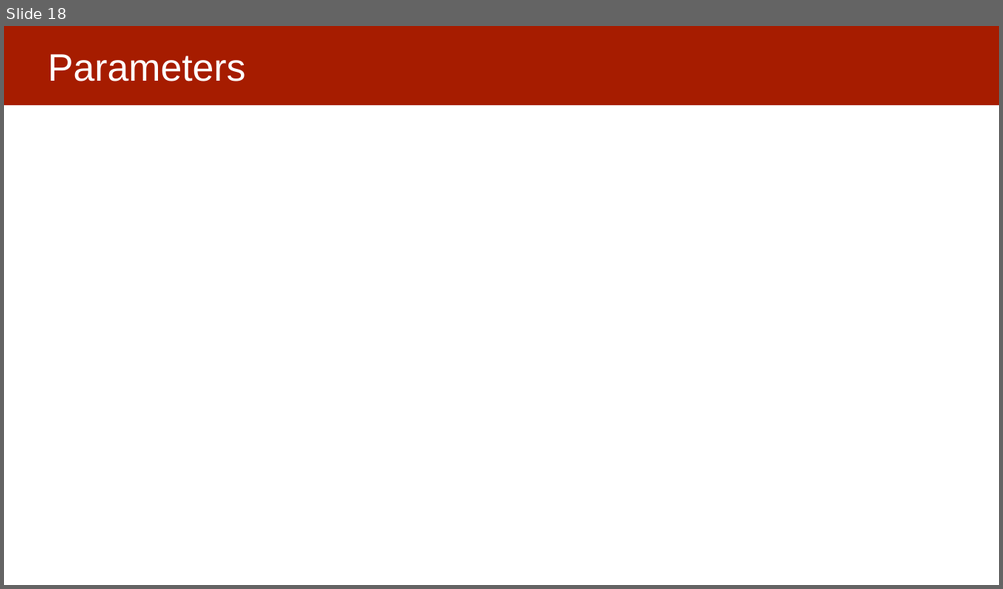
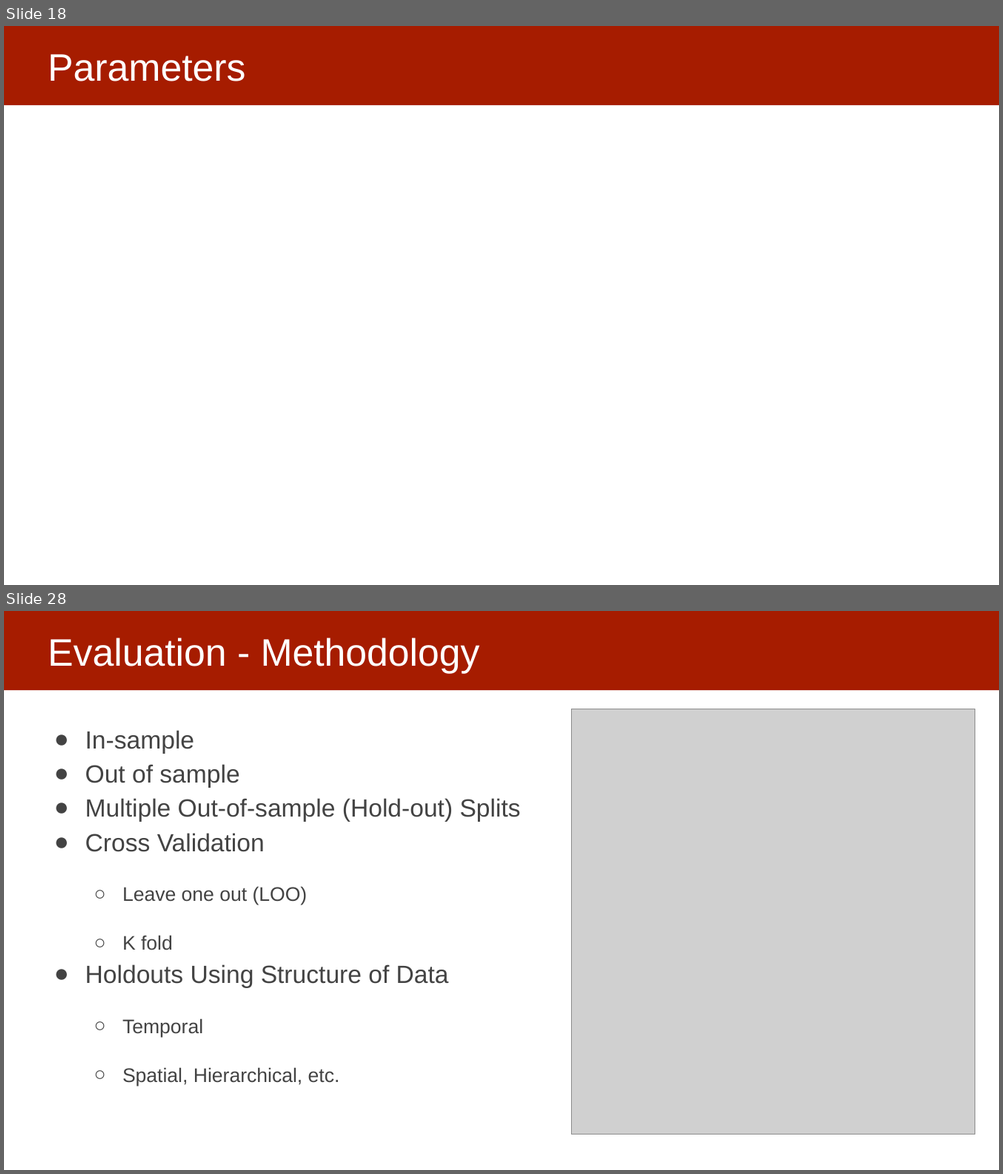
Before and after one commit to dssg/MLinPractice, a slide deck: Lectures/Lecture5-ModelSelection.pptx. Shown one above the other, each under a label of ours: slide 18 before the commit, slides 18 and 28 after it; the slides between them are not shown. The pictures are 1003x589 and 1003x1174 pixels, drawn with LibreOffice and Linux fonts; fonts in the diff are those of the drawing; grey boxes stand for pictures. Boxes give left, top, right and bottom in pixels: in the first picture for what was removed or moved away, otherwise in the second. Text is boxed around its words. In the diff, an @@ line names an element or a change of style, - is before the commit and + after.

```diff
--- a/Lectures/Lecture5-ModelSelection.pptx
+++ b/Lectures/Lecture5-ModelSelection.pptx
@@ slide 28 added at [4,611,999,1170], background #FFFFFF; not listed: 1 template element that a slide beside it also shows @@
@@ title added at [48,638,480,674], 37 pt, text #FFFFFF @@
+Evaluation - Methodology
@@ picture added at [571,709,975,1135] @@
@@ text added at [85,730,521,1086], 24 pt, text #434343 @@
+● In-sample
+● Out of sample
+● Multiple Out-of-sample (Hold-out) Splits
+● Cross Validation
+  ○ Leave one out (LOO)
+  ○ K fold
+● Holdouts Using Structure of Data
+  ○ Temporal
+  ○ Spatial, Hierarchical, etc.
```
Also in this commit, not shown: 3 slides changed, 9 other slides added, 11 slides removed, 3 other files.
